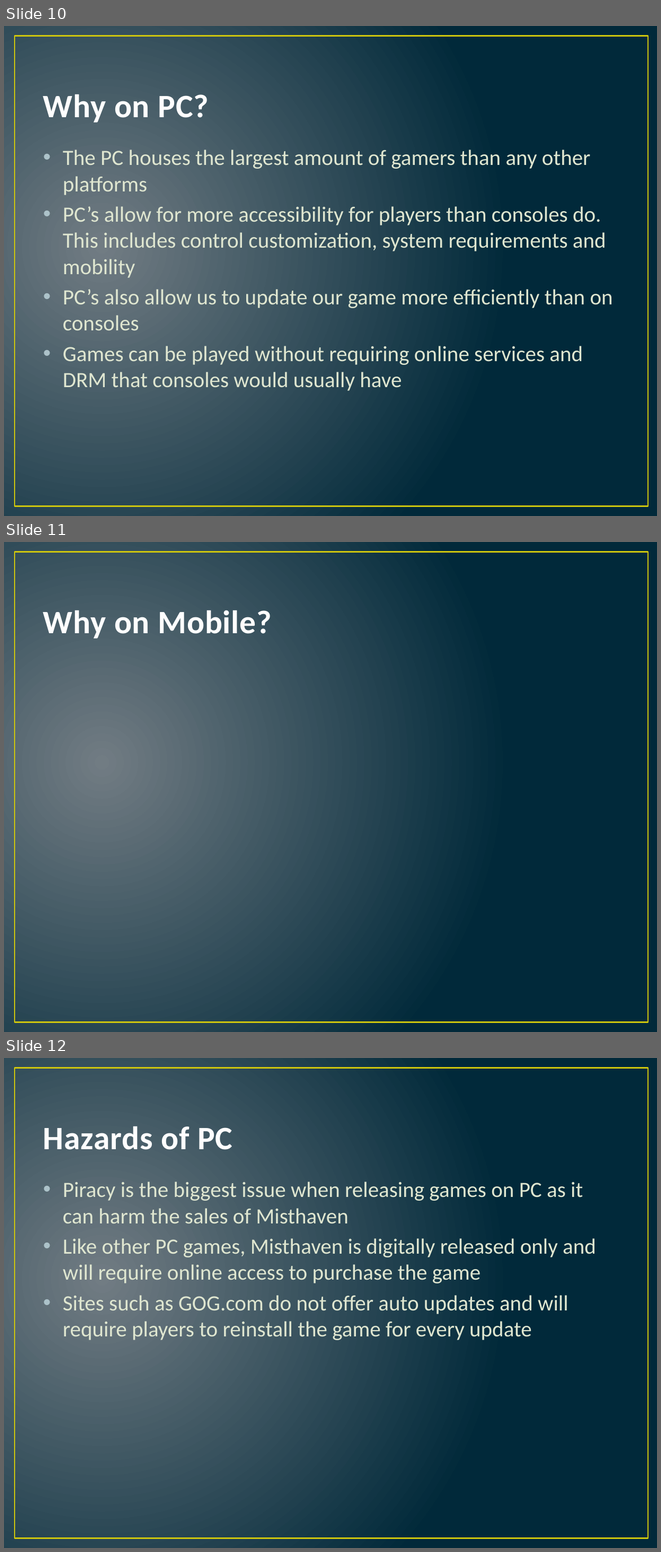
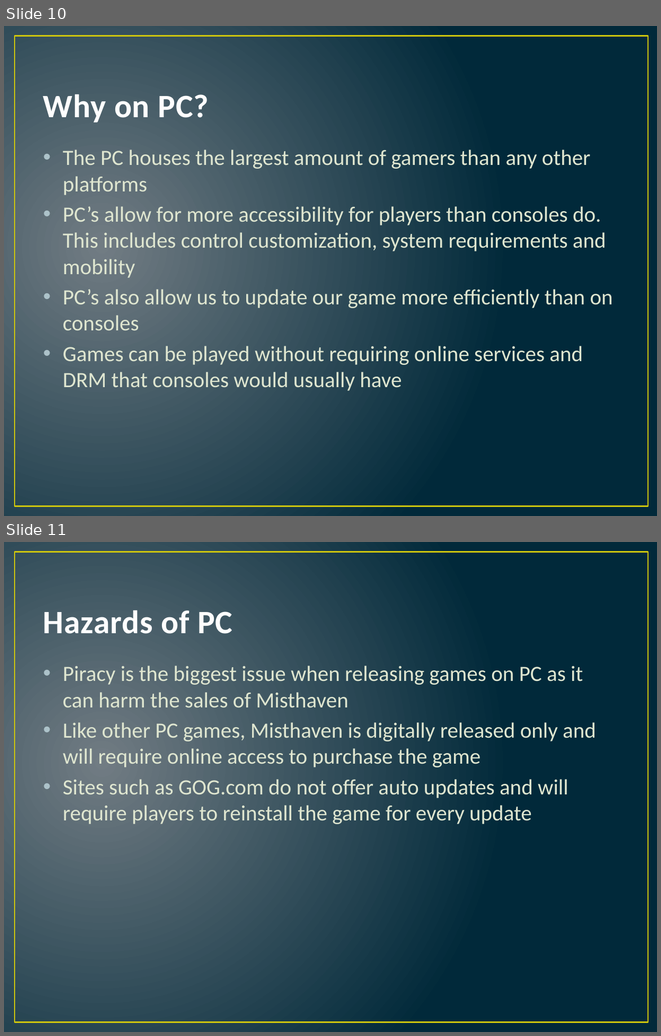
Before and after one commit to Acularius/Pixel-Brother, a slide deck: Assignment/Marketing Presentation/Marketing Presentation Final.pptx. Shown one above the other, each under a label of ours: slides 10, 11 and 12 before the commit, slides 10 and 11 after it. The pictures are 661x1552 and 661x1036 pixels, drawn with LibreOffice and Linux fonts; fonts in the diff are those of the drawing. Boxes give left, top, right and bottom in pixels: in the first picture for what was removed or moved away, otherwise in the second. Text is boxed around its words. In the diff, an @@ line names an element or a change of style, - is before the commit and + after.

```diff
--- a/Assignment/Marketing Presentation/Marketing Presentation Final.pptx
+++ b/Assignment/Marketing Presentation/Marketing Presentation Final.pptx
@@ slide 11 removed at bbox=[4, 542, 657, 1032], background gradient #717C84 to #01293A; not listed: 1 template element that a slide beside it also shows @@
@@ title removed at bbox=[43, 610, 272, 638] @@
-Why on Mobile?
@@ what was slide 12 is now slide 11 @@
```
Also in this commit, not shown: 2 slides changed.
